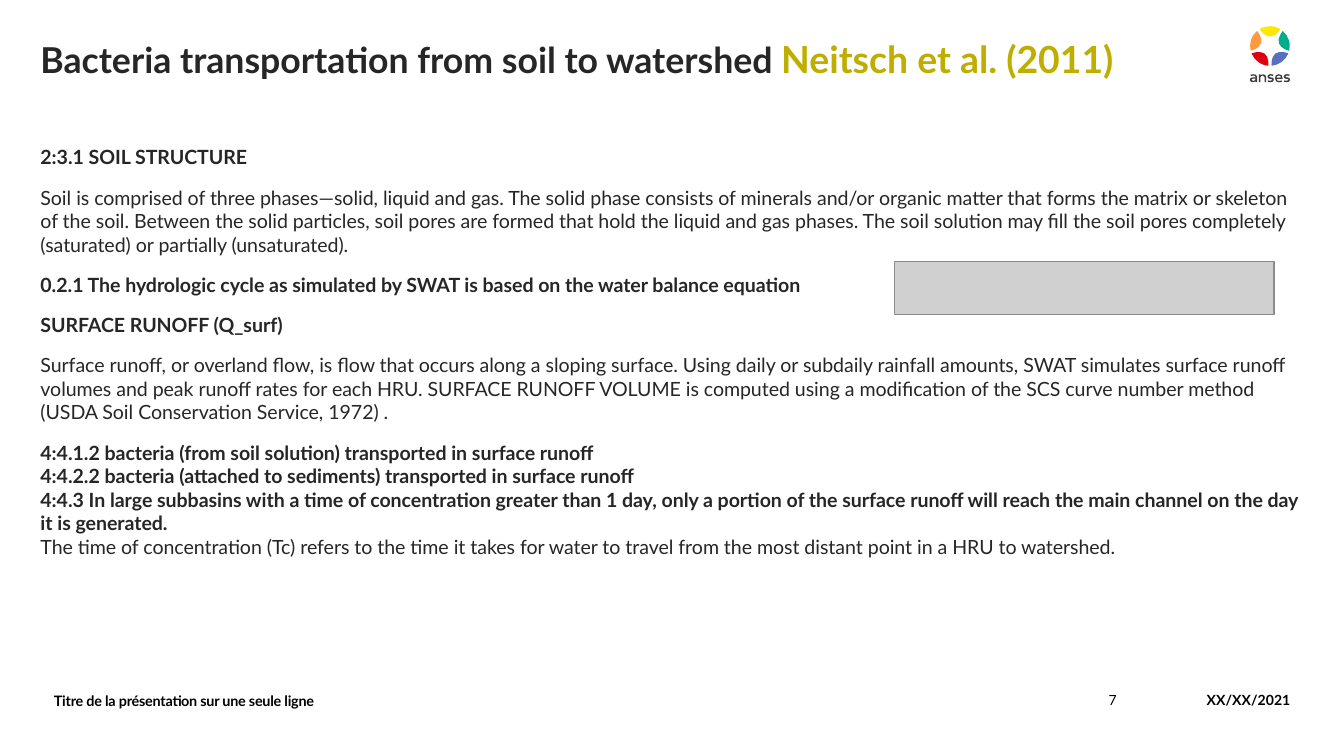
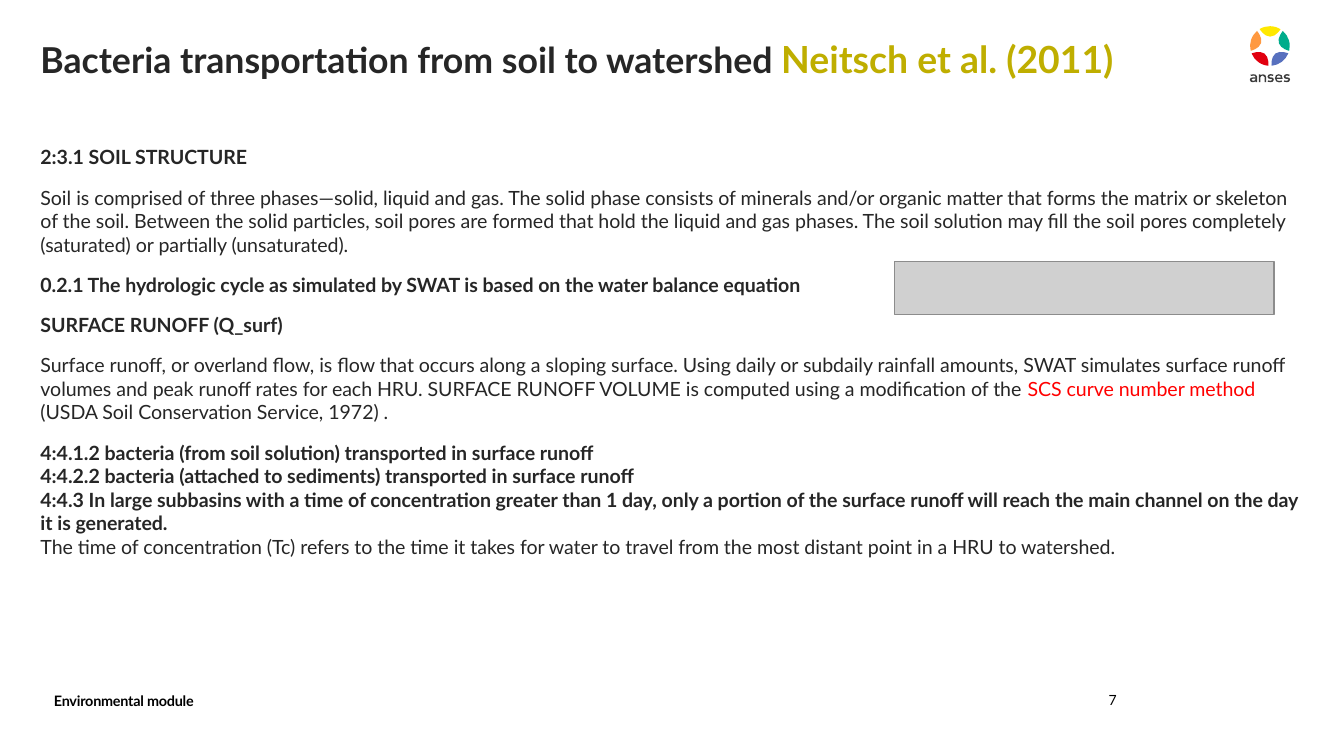
Before and after one commit to ENVIRE-JPIAMR/environmental-module, a slide deck: slide 7 of docs/draft.pptx. Drawn at 1344x756 pixels with LibreOffice and Linux fonts; fonts in the diff are those of the drawing; grey boxes stand for pictures. Boxes give left, top, right and bottom in pixels: in the first picture for what was removed or moved away, otherwise in the second. Text is boxed around its words. In the diff, an @@ line names an element or a change of style, - is before the commit and + after.

Commit message:
poster and slides updated

```diff
--- a/docs/draft.pptx
+++ b/docs/draft.pptx
@@ text at bbox=[40, 357, 1286, 422]: text colour #262626 to #FF0000 in "SCS curve number method" @@
@@ text at bbox=[54, 695, 194, 706]: text changed @@
-Titre de la présentation sur une seule ligne
+Environmental module
@@ text removed at bbox=[1207, 694, 1291, 706] @@
-XX/XX/2021
```
Also in this commit, not shown: 3 slides added, 1 other file.
